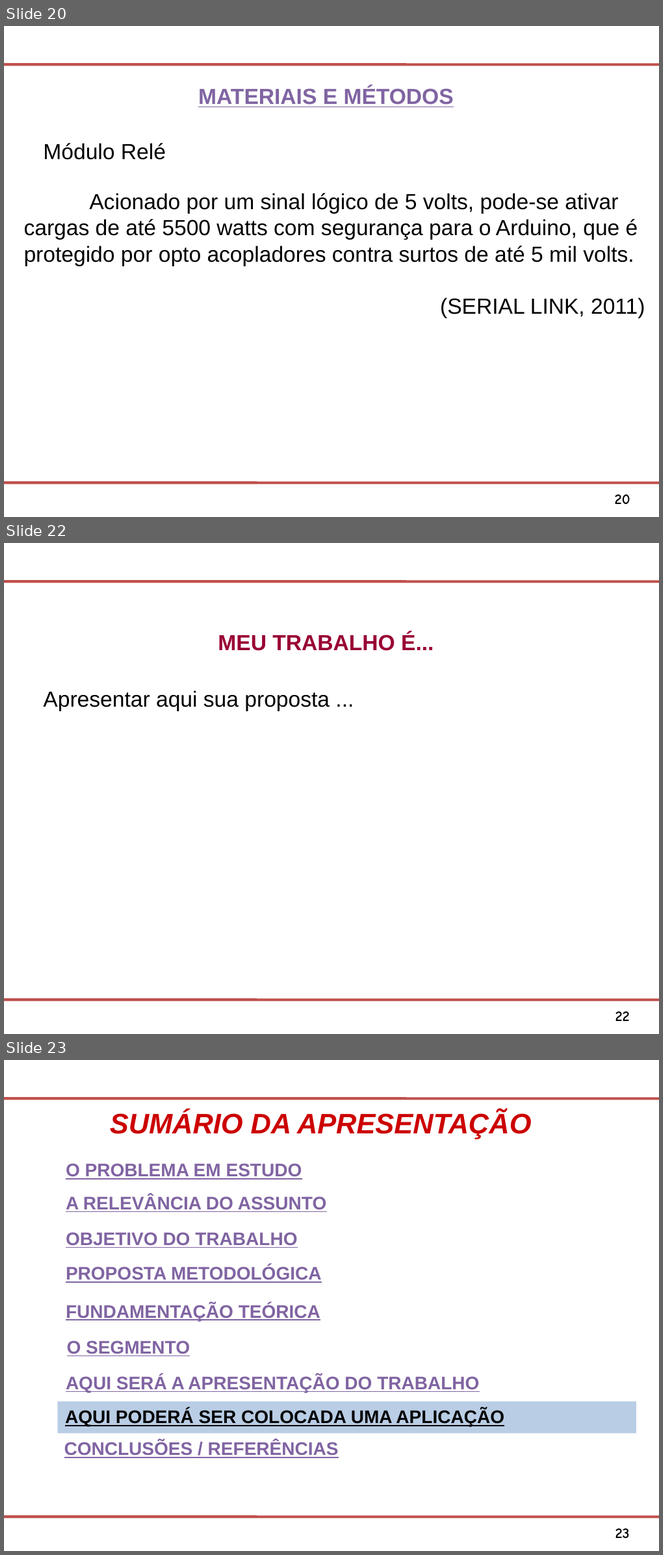
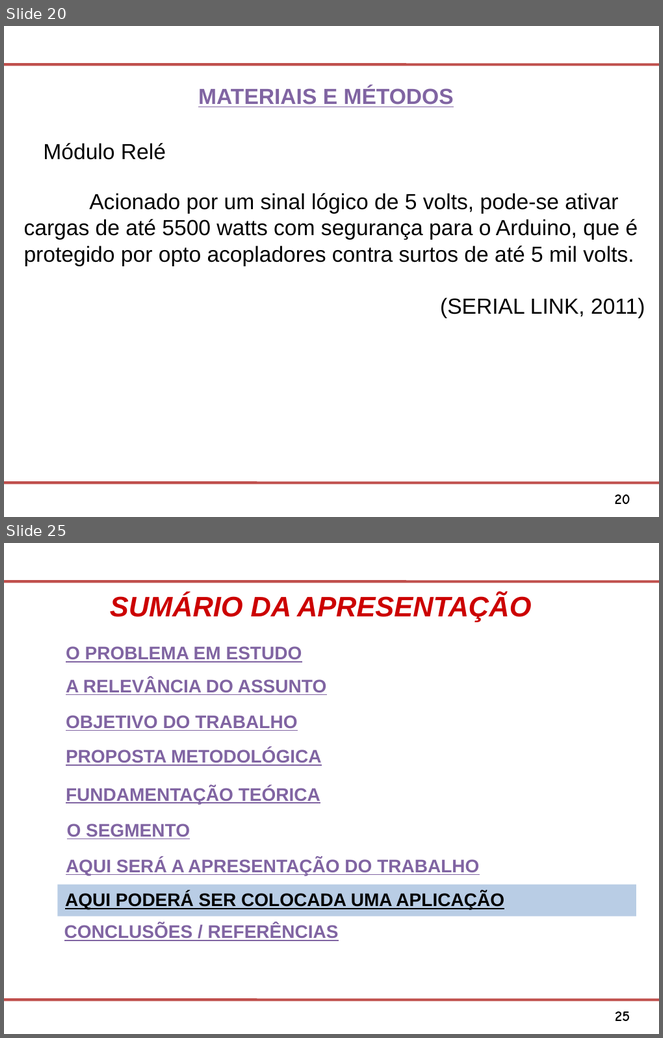
Before and after one commit to Osmar1503/TG, a slide deck: Modelo Apresentacao FATEC SJC.ppt. Shown one above the other, each under a label of ours: slides 20, 22 and 23 before the commit, slides 20 and 25 after it; the slides between them are not shown. The pictures are 663x1555 and 663x1038 pixels, drawn with LibreOffice and Linux fonts; fonts in the diff are those of the drawing; background and template pictures are left out. Boxes give left, top, right and bottom in pixels: in the first picture for what was removed or moved away, otherwise in the second. Text is boxed around its words. In the diff, an @@ line names an element or a change of style, - is before the commit and + after.

```diff
--- a/Modelo Apresentacao FATEC SJC.ppt
+++ b/Modelo Apresentacao FATEC SJC.ppt
@@ slide 22 removed at (4,543,659,1034), background #FFFFFF; not listed: 3 template elements that a slide beside it also shows @@
@@ text removed at (218,633,434,651) @@
-MEU TRABALHO É...
@@ text removed at (43,691,330,711) @@
-Apresentar aqui sua proposta ...
@@ what was slide 23 is now slide 25 @@
@@ page number at (615,1012,630,1021): text changed @@
-23
+25
```
Also in this commit, not shown: 1 slide changed, 3 slides added, 2 other files.
